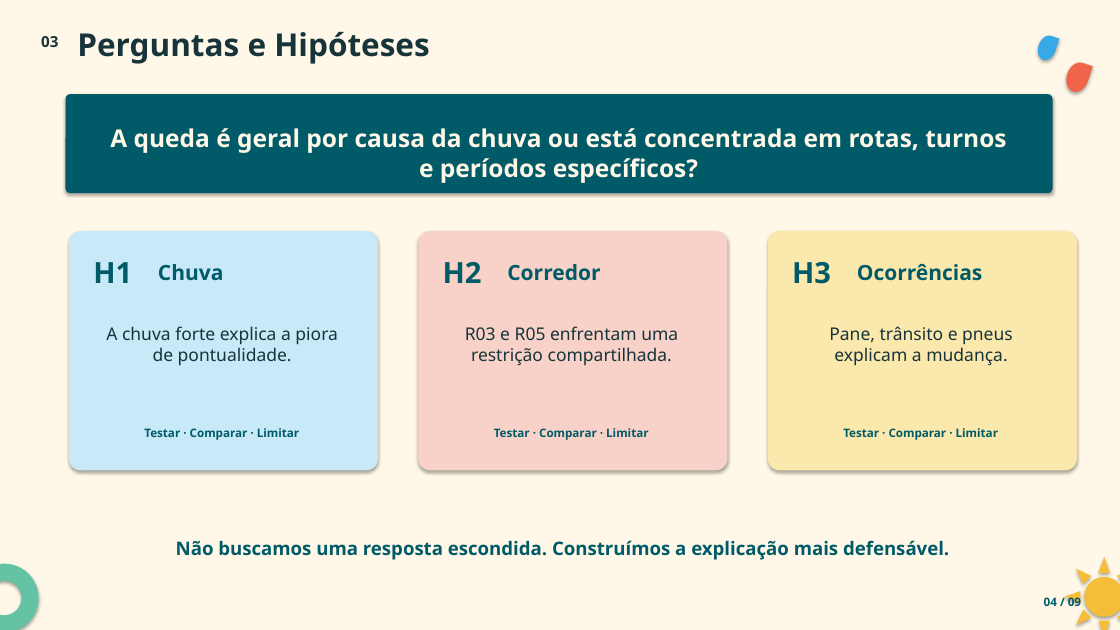
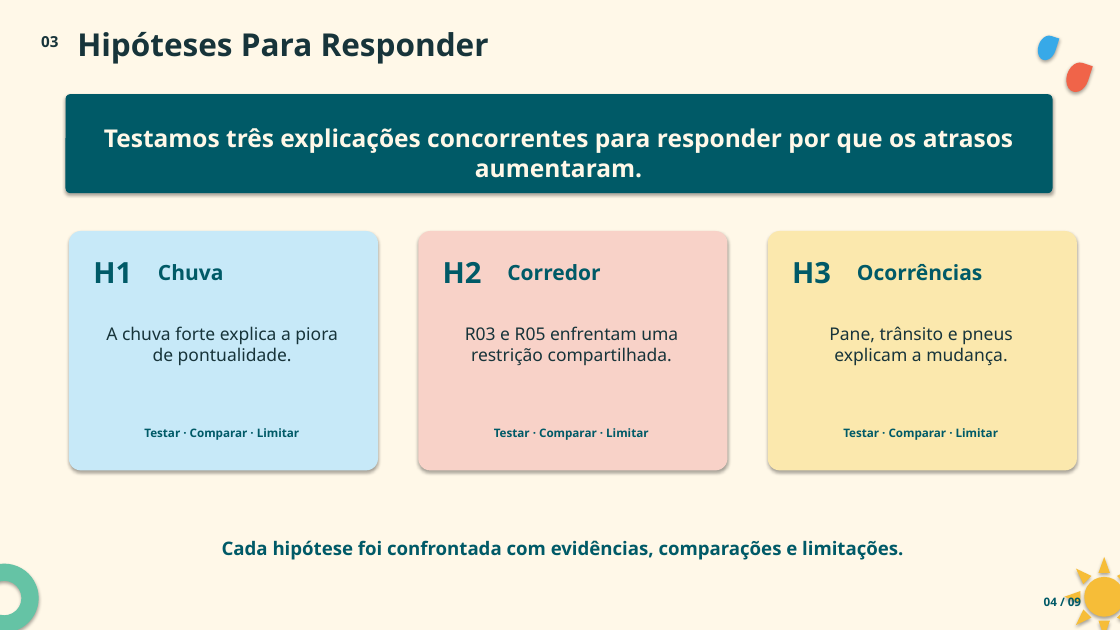
Before and after one commit to JulianaBallin/TransitTrace, a slide deck: slide 4 of docs/apresentacao/apresentacao_rota_em_dia.pptx. Drawn at 1120x630 pixels with LibreOffice and Linux fonts; fonts in the diff are those of the drawing. Boxes give left, top, right and bottom in pixels: in the first picture for what was removed or moved away, otherwise in the second. Text is boxed around its words. In the diff, an @@ line names an element or a change of style, - is before the commit and + after.

```diff
--- a/docs/apresentacao/apresentacao_rota_em_dia.pptx
+++ b/docs/apresentacao/apresentacao_rota_em_dia.pptx
@@ text at (77, 32, 489, 64): text changed @@
-Perguntas e Hipóteses
+Hipóteses Para Responder
@@ text at (104, 128, 1013, 178): text changed @@
-A queda é geral por causa da chuva ou está concentrada em rotas, turnos e períodos específicos?
+Testamos três explicações concorrentes para responder por que os atrasos aumentaram.
@@ text at (222, 540, 903, 560): text changed @@
-Não buscamos uma resposta escondida. Construímos a explicação mais defensável.
+Cada hipótese foi confrontada com evidências, comparações e limitações.
```
Also in this commit, not shown: 2 other slides changed, 7 other files.
